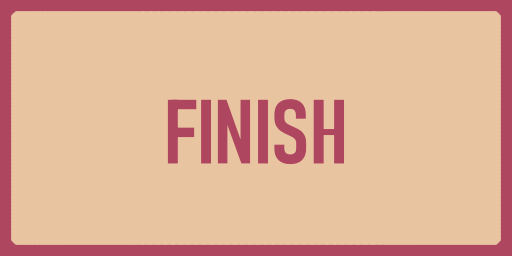
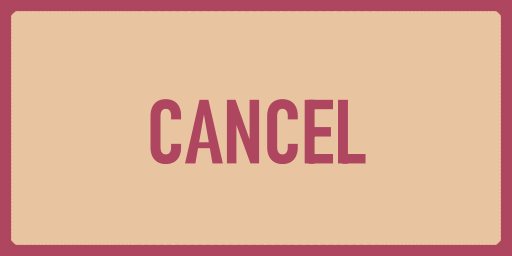
Layered file, before and after one edit (w=512, h=256). Changes by layer:
painted on "Layer 3(pasted)" over [150, 99, 366, 165]
